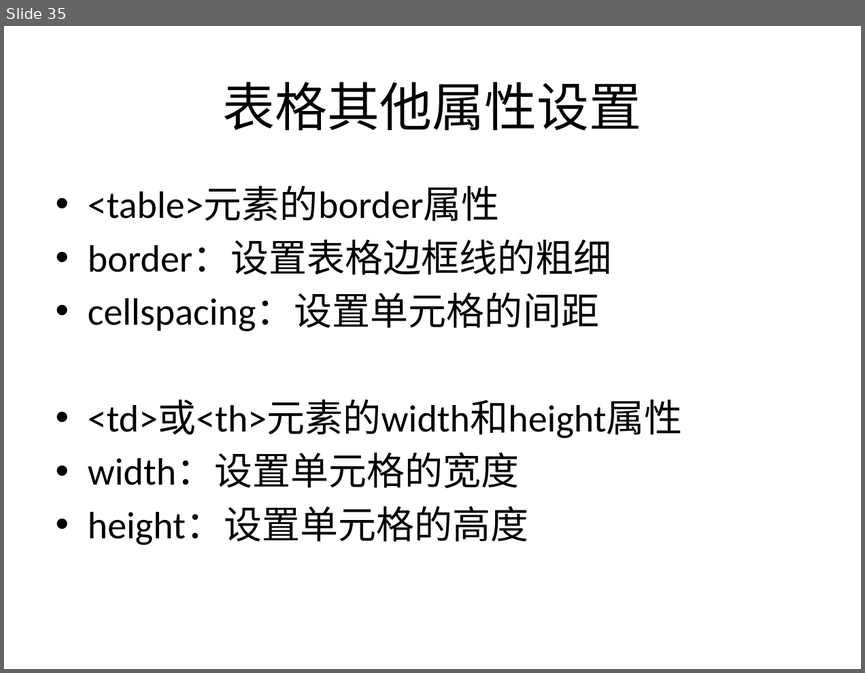
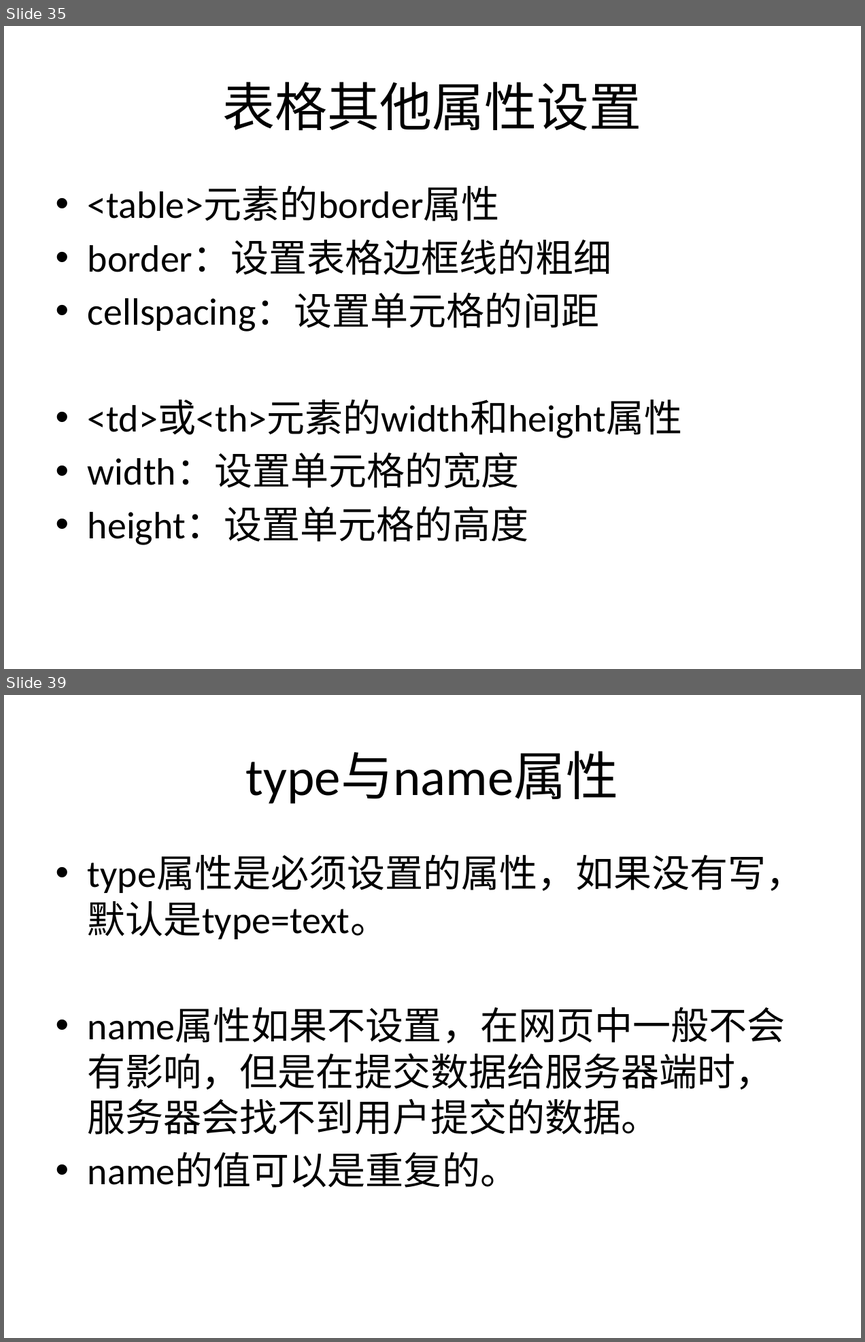
Before and after one commit to sans123wx/class, a slide deck: 网页设计与制作/html元素.pptx. Shown one above the other, each under a label of ours: slide 35 before the commit, slides 35 and 39 after it; the slides between them are not shown. The pictures are 865x673 and 865x1342 pixels, drawn with LibreOffice and Linux fonts; fonts in the diff are those of the drawing. Boxes give left, top, right and bottom in pixels: in the first picture for what was removed or moved away, otherwise in the second. Text is boxed around its words. In the diff, an @@ line names an element or a change of style, - is before the commit and + after.

```diff
--- a/网页设计与制作/html元素.pptx
+++ b/网页设计与制作/html元素.pptx
@@ slide 39 added at [4, 695, 861, 1338], background #FFFFFF @@
@@ title added at [246, 751, 619, 804], 44 pt, text #000000 @@
+type与name属性
@@ text added at [88, 855, 804, 1187], 32 pt, text #000000 @@
+• type属性是必须设置的属性，如果没有写，默认是type=text。
+• name属性如果不设置，在网页中一般不会有影响，但是在提交数据给服务器端时，服务器会找不到用户提交的数据。
+• name的值可以是重复的。
```
Also in this commit, not shown: 6 other slides added, 1 other file.
